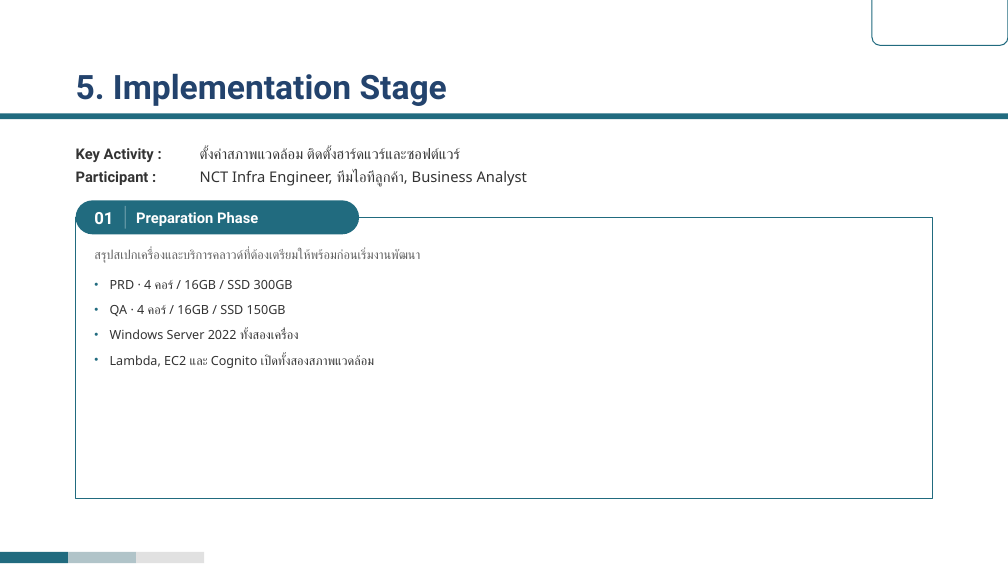
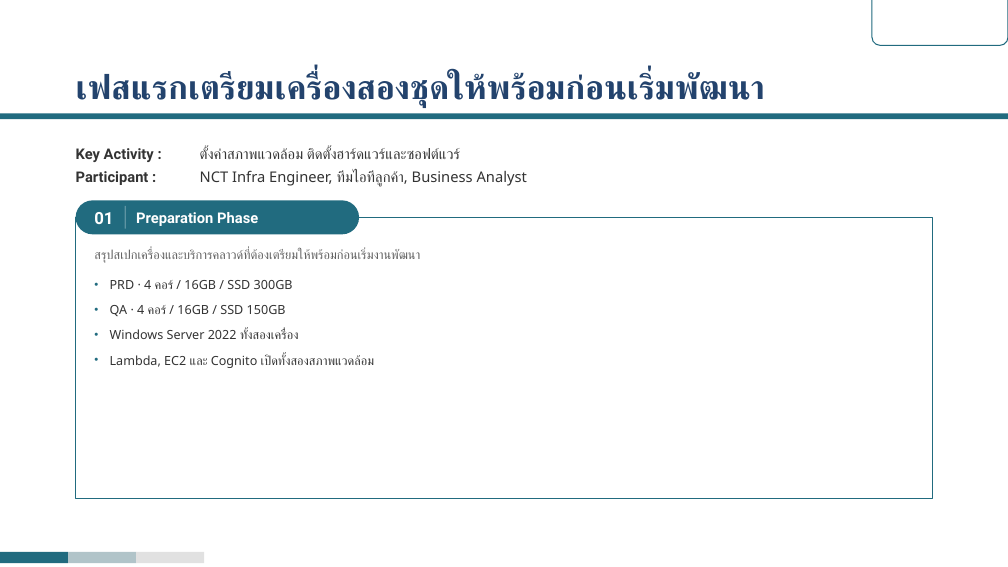
Before and after one commit to rofthanakrit-maker/nct-design-system, a slide deck: slide 23 of NCT-Slide-Template-Corp-Demo.pptx. Drawn at 1008x567 pixels with LibreOffice and Linux fonts; fonts in the diff are those of the drawing; background and template pictures are left out. Boxes give left, top, right and bottom in pixels: in the first picture for what was removed or moved away, otherwise in the second. Text is boxed around its words. In the diff, an @@ line names an element or a change of style, - is before the commit and + after.

```diff
--- a/NCT-Slide-Template-Corp-Demo.pptx
+++ b/NCT-Slide-Template-Corp-Demo.pptx
@@ title at box(76, 73, 765, 108): text changed @@
-5. Implementation Stage
+เฟสแรกเตรียมเครื่องสองชุดให้พร้อมก่อนเริ่มพัฒนา
```
Also in this commit, not shown: 16 other slides changed, 1 slide added, 1 slide removed, 52 other files.
